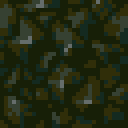
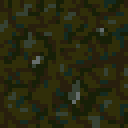
The second (128, 128) image is a revision of the first. Changes to its layers:
showed group "oily soil" (1 layers) over [0, 0, 128, 128]
hid group "slate" (4 layers) over [0, 0, 128, 128]
